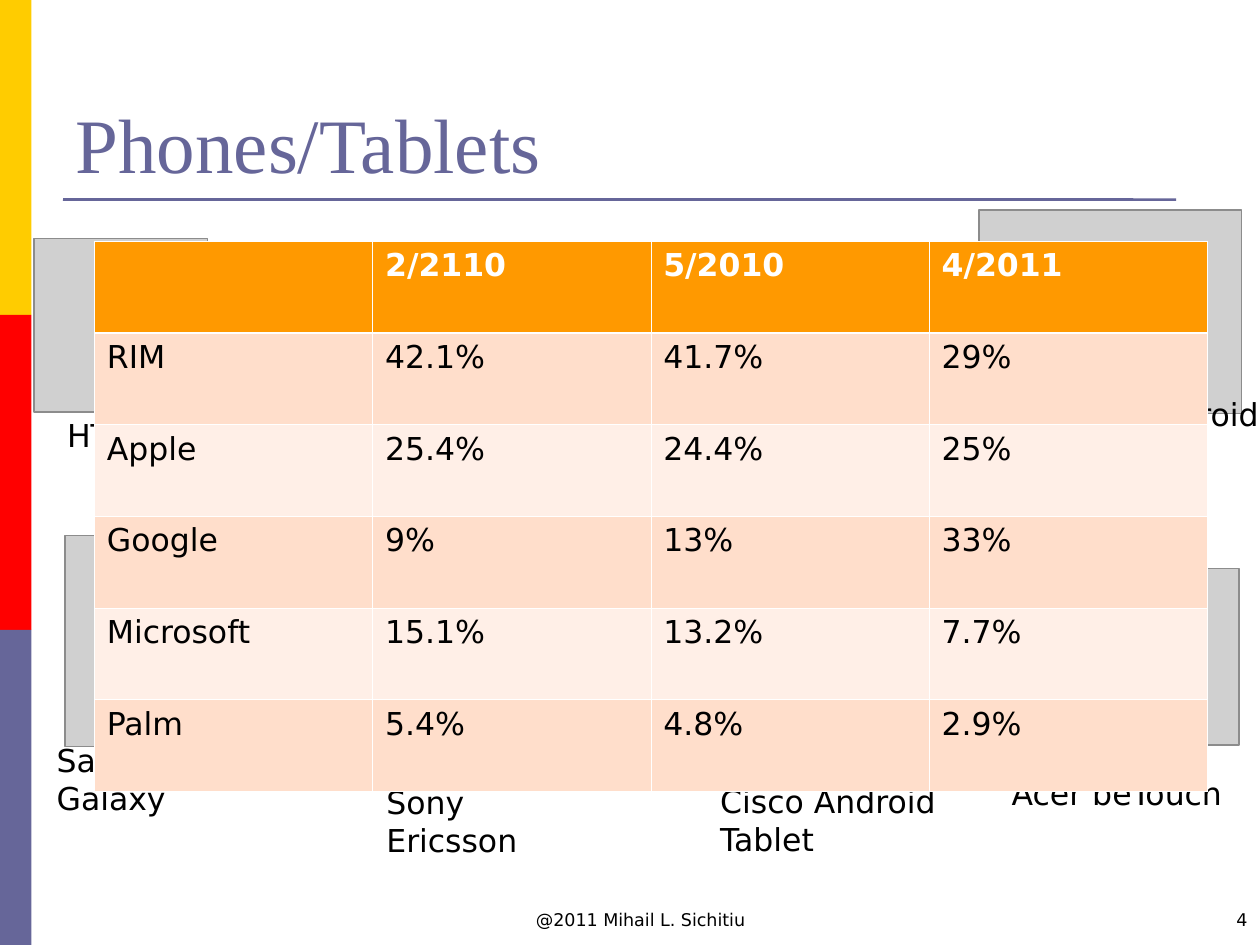
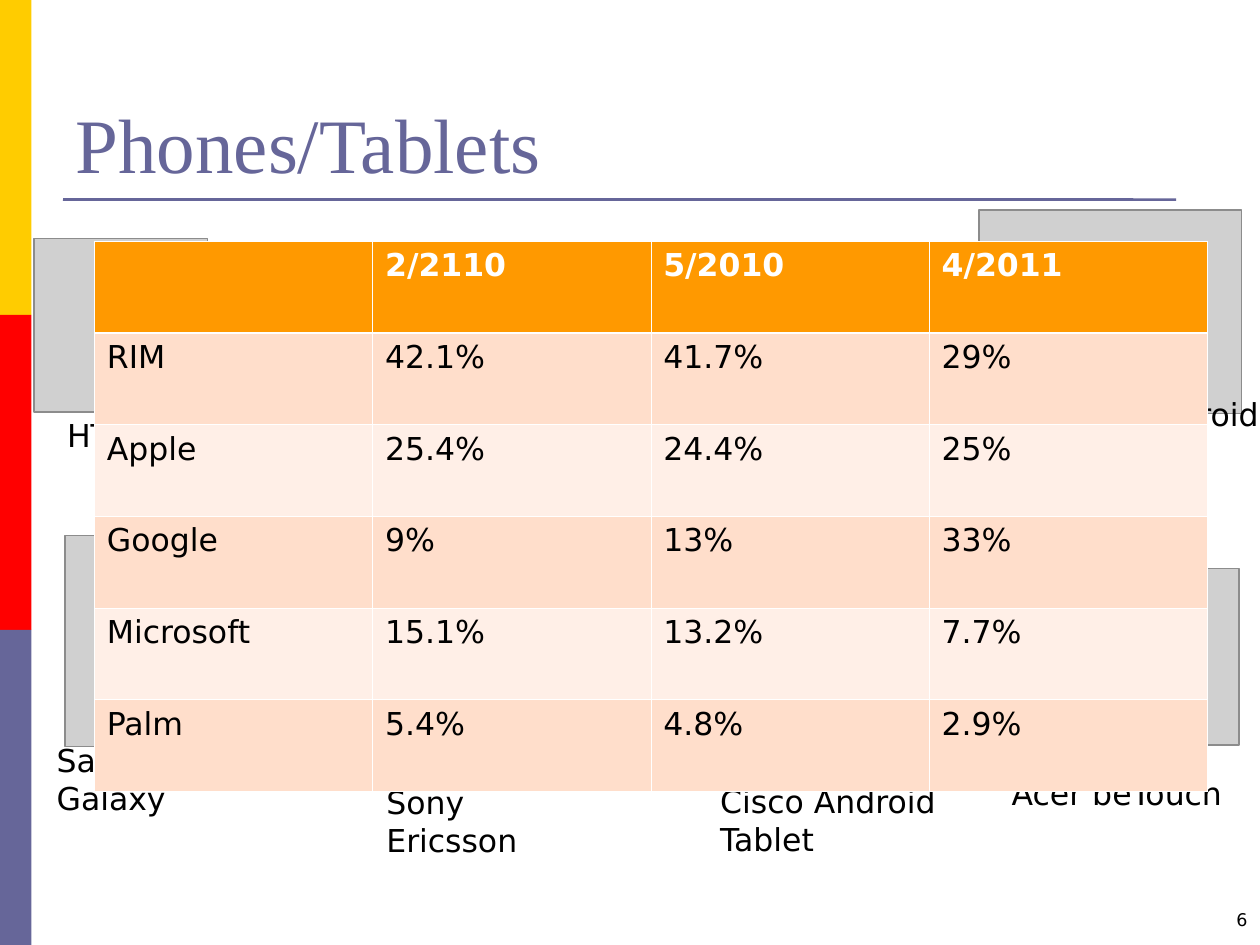
Before and after one commit to hungdien/google-map-api-and-map-on-android, a slide deck: slide 6 of Reports/Presentation.ppt (slide 4 before the commit). Drawn at 1260x945 pixels with LibreOffice and Linux fonts; fonts in the diff are those of the drawing; grey boxes stand for pictures; background and template pictures are left out. Boxes give left, top, right and bottom in pixels: in the first picture for what was removed or moved away, otherwise in the second. Text is boxed around its words. In the diff, an @@ line names an element or a change of style, - is before the commit and + after.

```diff
--- a/Reports/Presentation.ppt
+++ b/Reports/Presentation.ppt
@@ text removed at bbox=[536, 913, 745, 929] @@
-@2011 Mihail L. Sichitiu
@@ page number at bbox=[1236, 913, 1247, 927]: text changed @@
-4
+6
```
Also in this commit, not shown: 5 other slides changed, 10 slides added.
